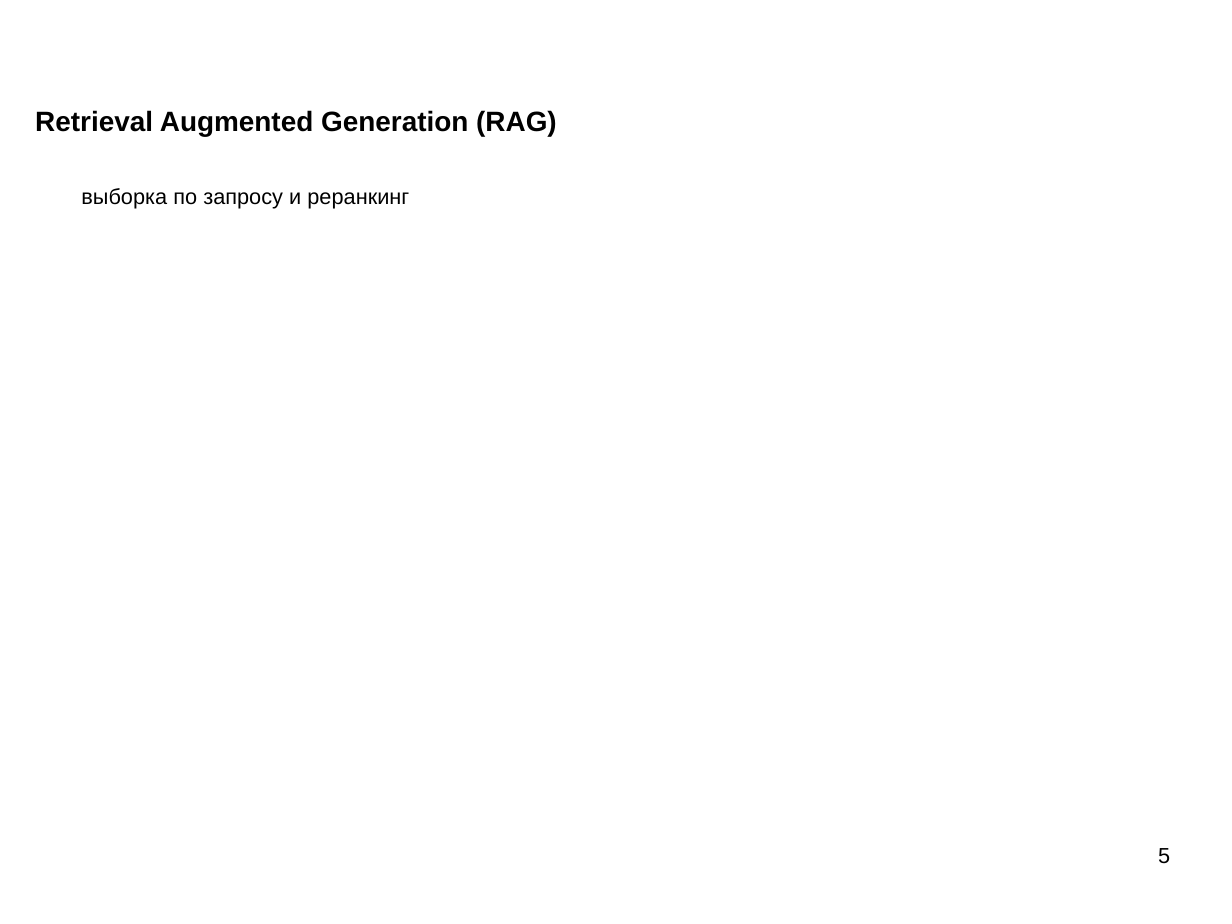
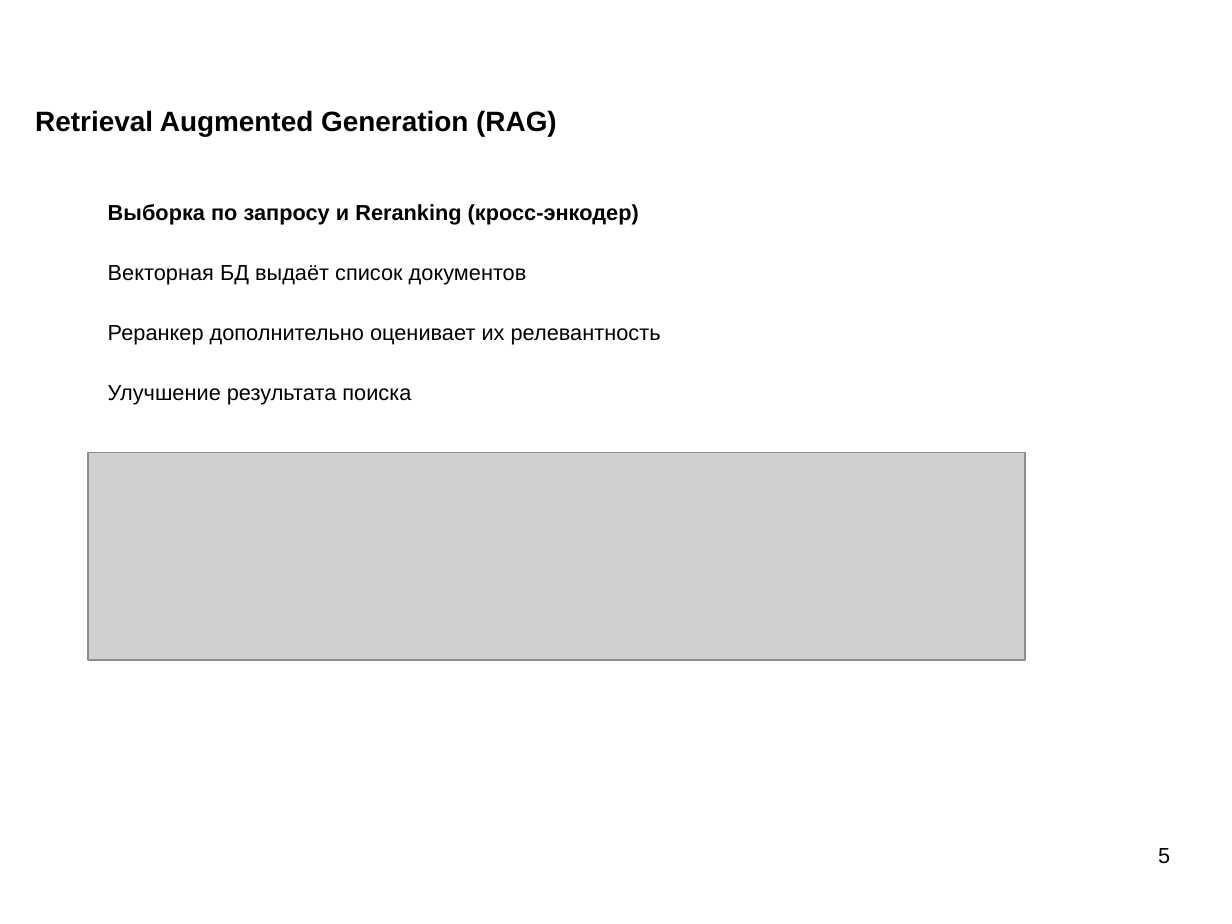
Before and after one commit to mechanoid5/ml_nlp_2025_I, a slide deck: slide 5 of 11-rag.odp. Drawn at 1232x924 pixels with LibreOffice and Linux fonts; fonts in the diff are those of the drawing; grey boxes stand for pictures; background and template pictures are left out. Boxes give left, top, right and bottom in pixels: in the first picture for what was removed or moved away, otherwise in the second. Text is boxed around its words. In the diff, an @@ line names an element or a change of style, - is before the commit and + after.

```diff
--- a/11-rag.odp
+++ b/11-rag.odp
@@ text removed at (x1=81, y1=188, x2=409, y2=209) @@
-выборка по запросу и реранкинг
@@ text added at (x1=108, y1=204, x2=661, y2=405), 14 pt, text #000000 @@
+Выборка по запросу и Reranking (кросс-энкодер)
+Векторная БД выдаёт список документов
+Реранкер дополнительно оценивает их релевантность
+Улучшение результата поиска
@@ picture added at (x1=88, y1=453, x2=1026, y2=660) @@
```
Also in this commit, not shown: 5 other slides changed.
